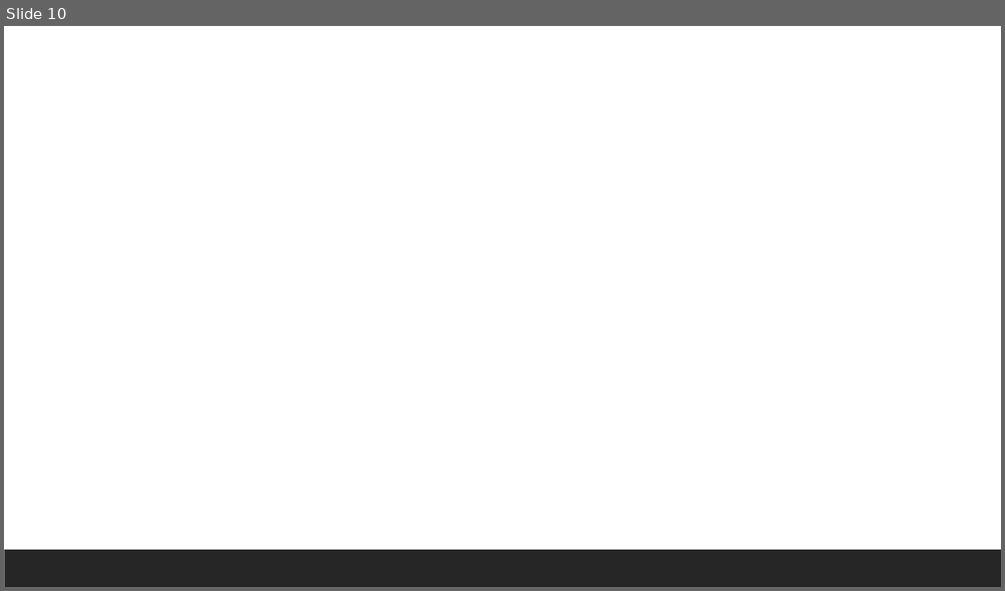
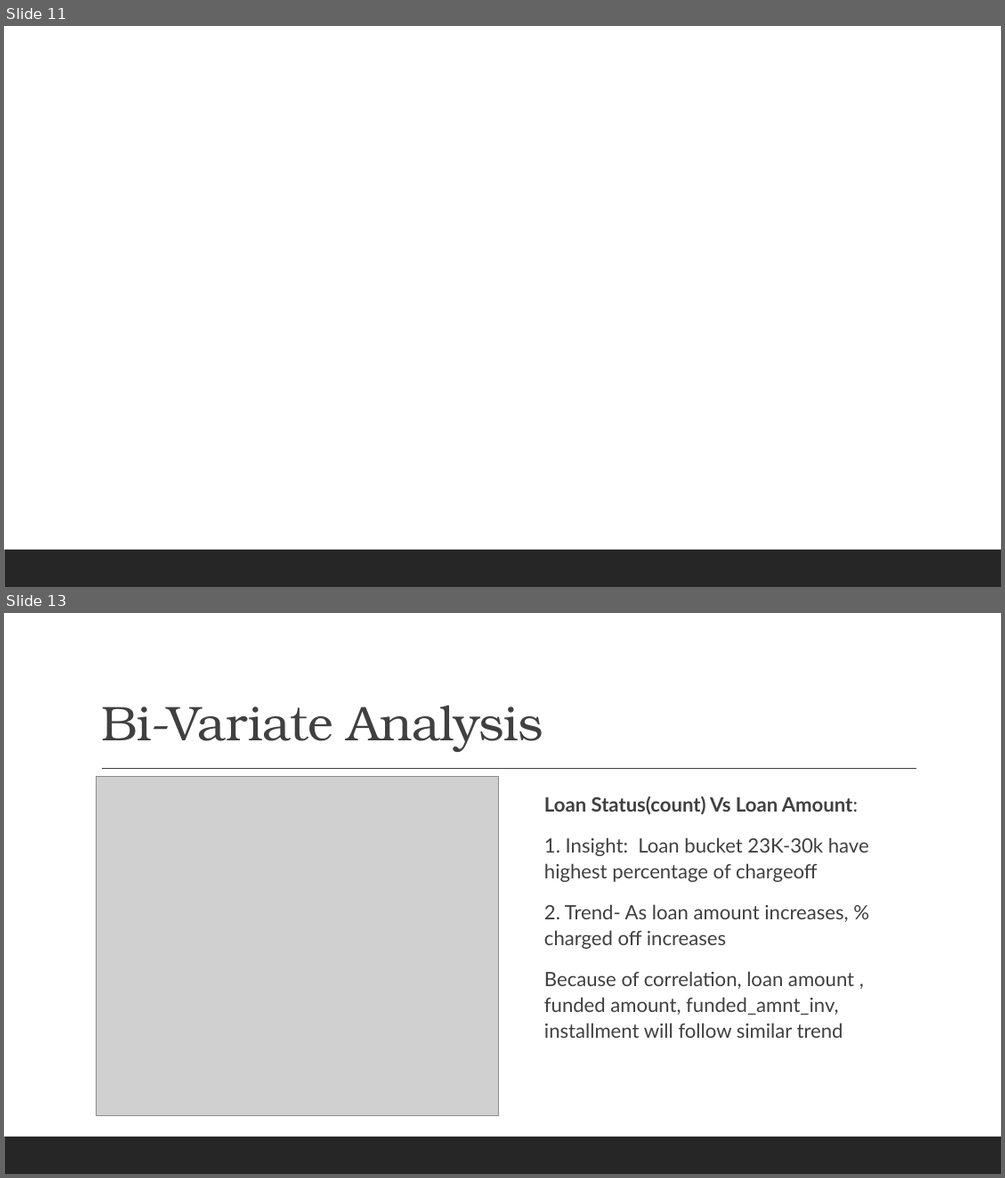
Before and after one commit to shrutich91/LENDING-CLUB-CASE-STUDY, a slide deck: Lending Club Case Study.pptx. Shown one above the other, each under a label of ours: slide 10 before the commit, slides 11 and 13 after it; the slides between them are not shown. The pictures are 1005x591 and 1005x1178 pixels, drawn with LibreOffice and Linux fonts; fonts in the diff are those of the drawing; grey boxes stand for pictures. Boxes give left, top, right and bottom in pixels: in the first picture for what was removed or moved away, otherwise in the second. Text is boxed around its words. In the diff, an @@ line names an element or a change of style, - is before the commit and + after.

Commit message:
Updated Bi-Variate Analysis
Updated Bi-Variate Analysis

```diff
--- a/Lending Club Case Study.pptx
+++ b/Lending Club Case Study.pptx
@@ slide 13 added at [4, 613, 1001, 1174], background #FFFFFF; not listed: 1 template element that a slide beside it also shows @@
@@ title added at [101, 705, 543, 752], 47 pt, text #404040 @@
+Bi-Variate Analysis
@@ line added from (102, 769) to (917, 769), #404040 1 pt @@
@@ picture added at [96, 777, 499, 1116] @@
@@ text added at [544, 796, 869, 1038], 19 pt, text #404040 @@
+  Loan Status(count) Vs Loan Amount:
+  1. Insight: Loan bucket 23K-30k have highest percentage of chargeoff
+  2. Trend- As loan amount increases, % charged off increases
+  Because of correlation, loan amount , funded amount, funded_amnt_inv, installment will follow similar trend
@@ what was slide 10 is now slide 11 @@
```
Also in this commit, not shown: 18 other slides added, 1 other file.
